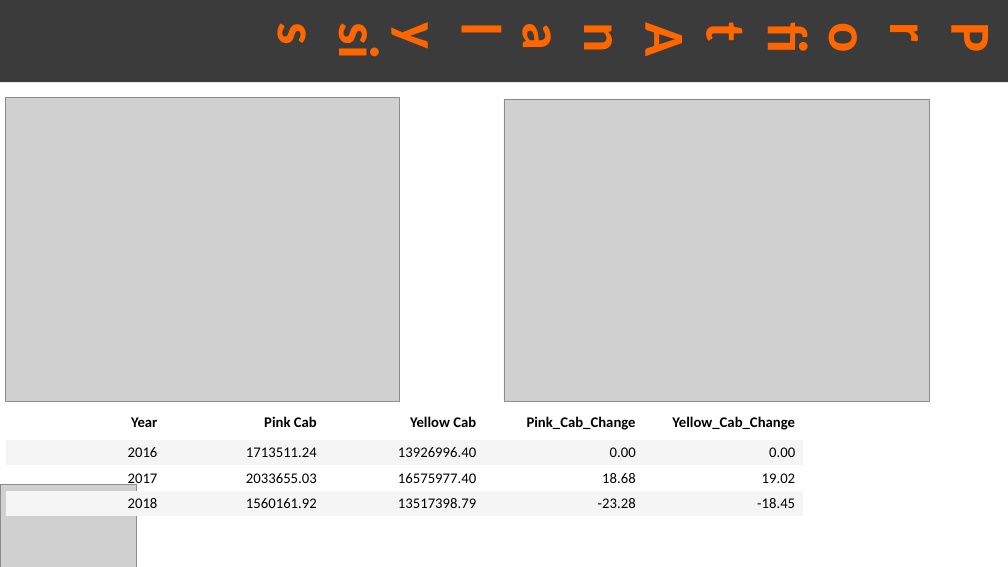
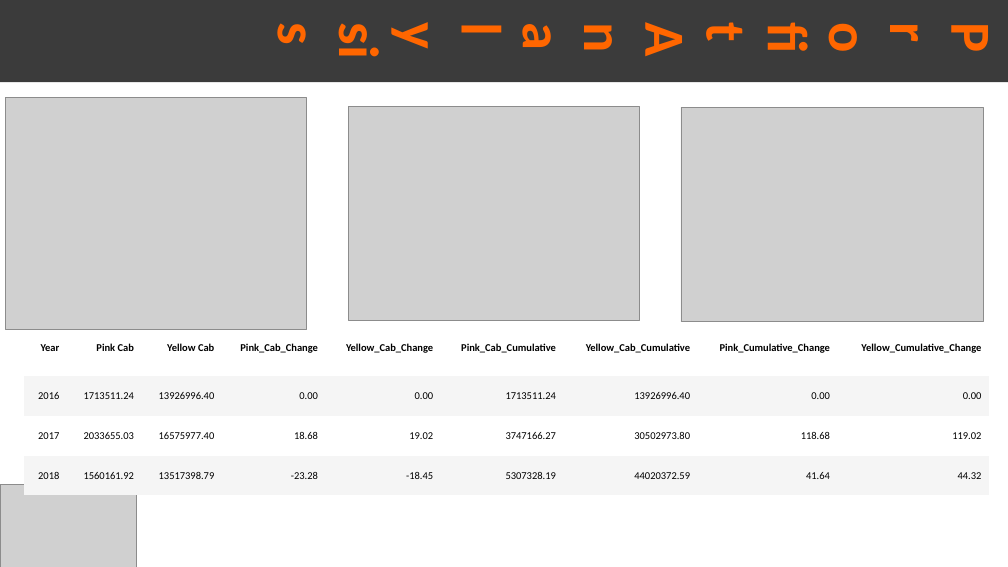
Before and after one commit to anvadev/DataSets, a slide deck: slide 8 of EDA G2M Insight Cab Investment - Presentation.pptx. Drawn at 1008x567 pixels with LibreOffice and Linux fonts; fonts in the diff are those of the drawing; grey boxes stand for pictures. Boxes give left, top, right and bottom in pixels: in the first picture for what was removed or moved away, otherwise in the second. Text is boxed around its words. In the diff, an @@ line names an element or a change of style, - is before the commit and + after.

```diff
--- a/EDA G2M Insight Cab Investment - Presentation.pptx
+++ b/EDA G2M Insight Cab Investment - Presentation.pptx
@@ picture: place and size @@
-picture at <box>5,98,399,402</box>
+picture at <box>5,98,307,330</box>
@@ picture added at <box>349,106,640,321</box> @@
@@ picture: place and size @@
-picture at <box>504,99,930,402</box>
+picture at <box>681,107,984,322</box>
@@ table at <box>24,319,988,495</box> @@
+column 6: Pink_Cab_Cumulative | 1713511.24 | 3747166.27 | 5307328.19
+column 7: Yellow_Cab_Cumulative | 13926996.40 | 30502973.80 | 44020372.59
+column 8: Pink_Cumulative_Change | 0.00 | 118.68 | 41.64
+column 9: Yellow_Cumulative_Change | 0.00 | 119.02 | 44.32
@@ table: place and size @@
-table at <box>5,405,803,516</box>
+table at <box>24,319,988,495</box>
```
Also in this commit, not shown: 2 other slides changed, 2 slides added, 1 other file.
